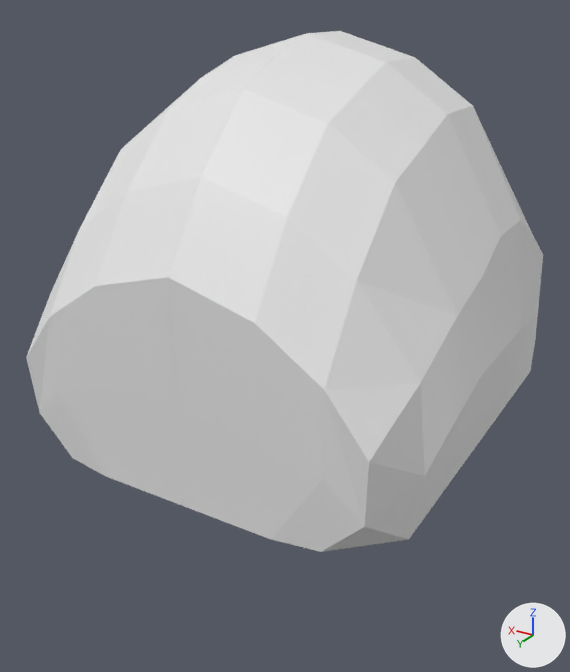
One commit to the Blender file zaku.blend: the scene before it, then after it.
Rendered twice from a 50 mm lens placed at (-0.264, 0.415, 2.741), pointed at (-0.011, -0.008, 2.53). Lighting does not change. The marker at lower right points along +X, +Y and +Z.

Objects in the first picture: 'Head'.
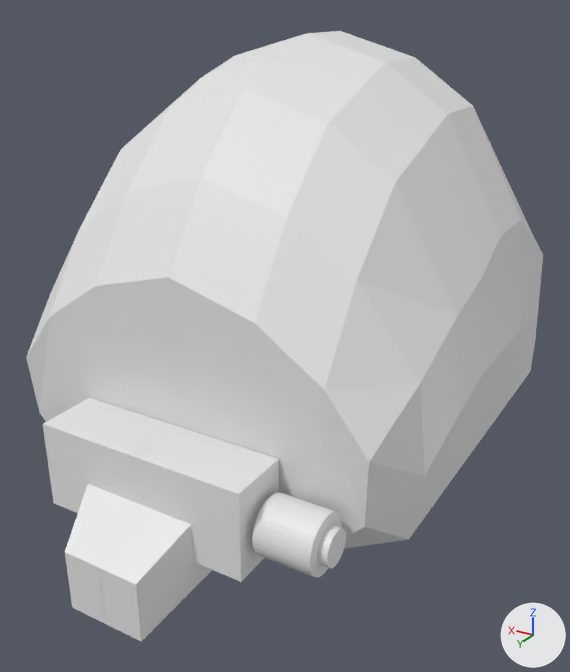
Boxes (x1, y1, x2, y2) around the edits, measured in the pictures (570 x 672 px):
```json
{"object": "Mouse", "change": "added", "after": [43, 398, 279, 642]}
{"object": "円柱", "change": "added", "after": [252, 492, 346, 578]}
```

The change, as JSON lines over the scene's bpy script:
```json
{"op": "add", "block": "me_立方体_001", "code": ["me_立方体_001 = bpy.data.meshes.new('立方体.001')", "me_立方体_001.from_pydata(...)  # 22 vertices, 18 faces, 2 loose edges; spans x -0.003..1.14, y -2.767..-1.583, z 0.975..2.47"]}
{"op": "add", "block": "me_円柱", "code": ["me_円柱 = bpy.data.meshes.new('円柱')", "me_円柱.from_pydata(...)  # 128 vertices, 98 faces; spans x -2.267..-1.28, y 2.673..3.66, z -3.229..-2.086"]}
{"op": "add", "block": "ob_mouse", "code": ["ob_mouse = bpy.data.objects.new('Mouse', me_立方体_001)", "ob_mouse.location = (0.0001, 0.0, 2.568)", "ob_mouse.scale = (-0.0615, -0.0615, -0.0615)", "_m = ob_mouse.modifiers.new('ミラー', 'MIRROR')"]}
{"op": "add", "block": "ob_円柱", "code": ["ob_円柱 = bpy.data.objects.new('円柱', me_円柱)", "ob_円柱.location = (0.0006, 0.0, 2.4133)", "ob_円柱.rotation_euler = (0.0, 1.571, 0.0)  # degrees (0, 90, 0)", "ob_円柱.scale = (0.0358, 0.0358, 0.0358)"]}
```
